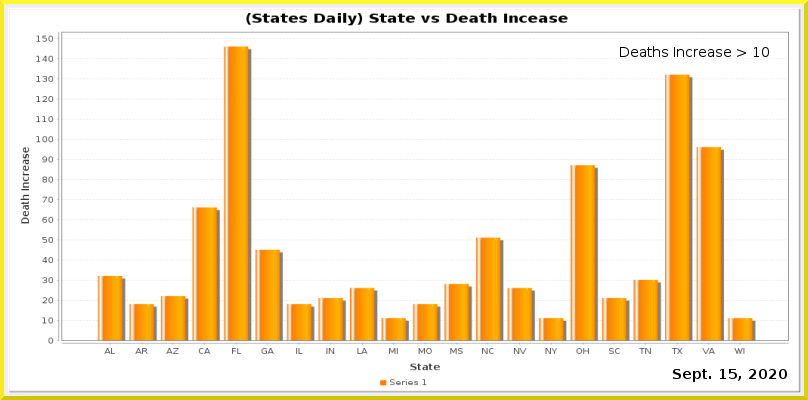
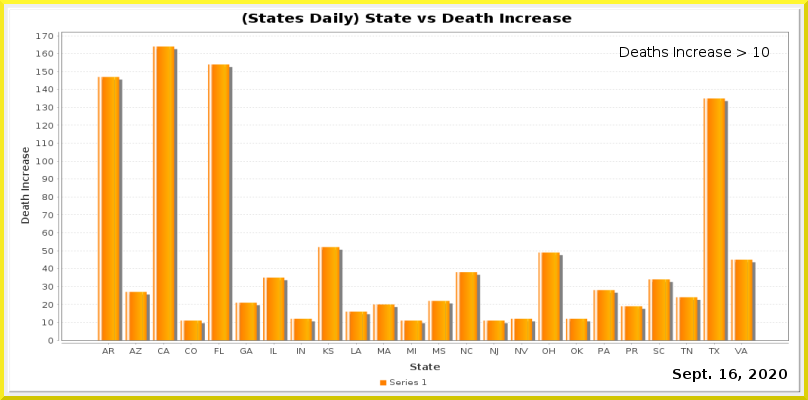
Revision of a layered 808x400 image; what changed, layer by layer:
painted on "Current Date" over 729, 369, 737, 379
painted on "Date_vs_TestIncrease.png" over 36, 12, 789, 356
